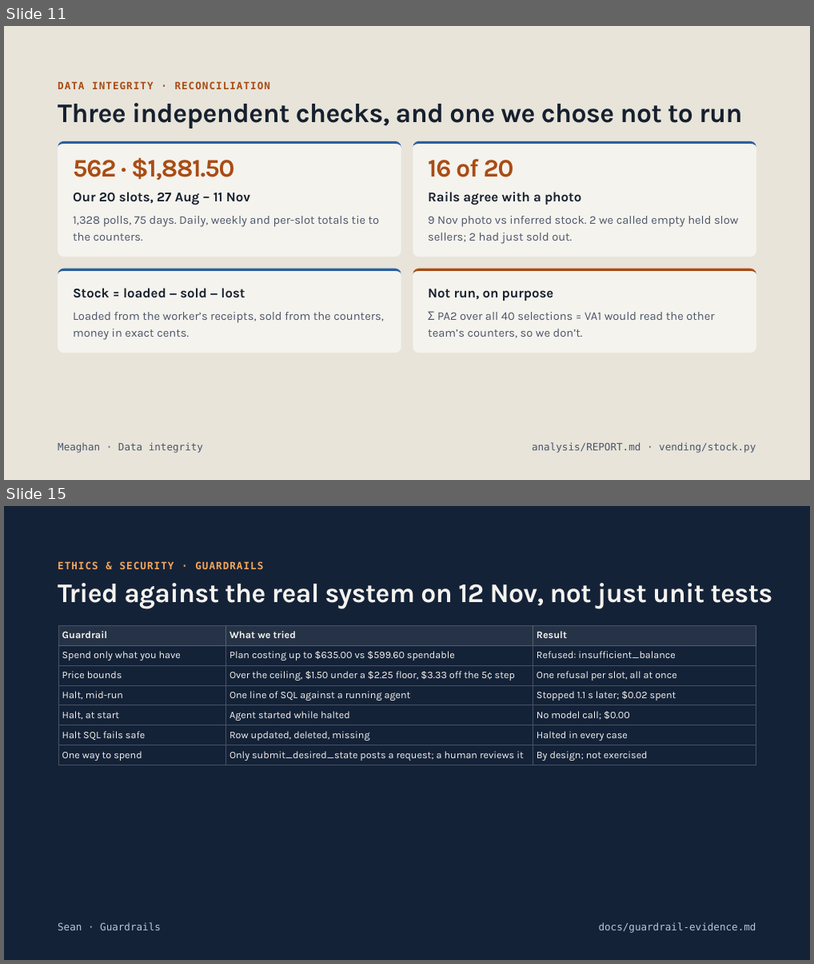
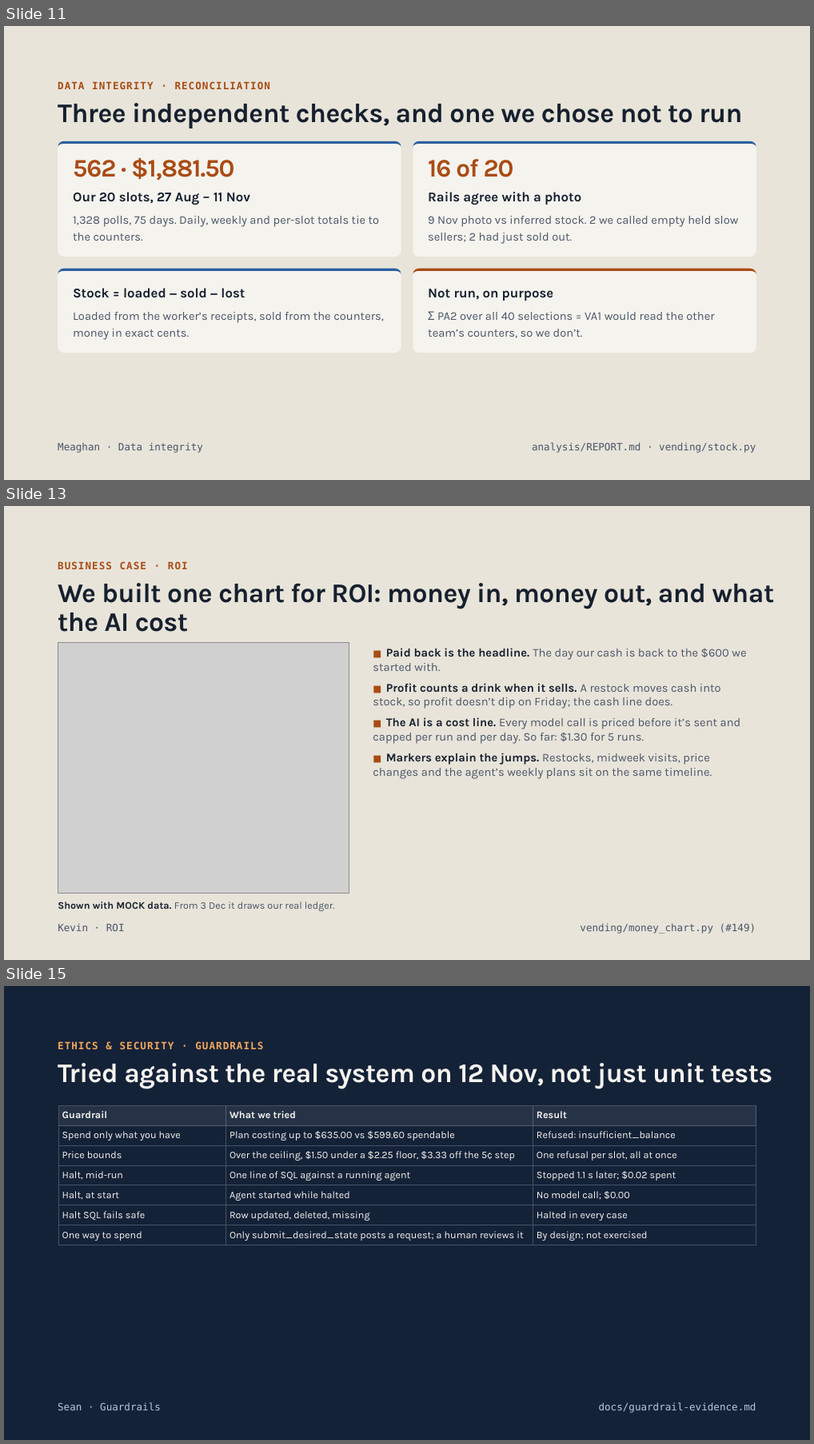
Before and after one commit to marshall-strong/agentic-vending, a slide deck: docs/presentation/group-b-final-presentation.pptx. Shown one above the other, each under a label of ours: slides 11 and 15 before the commit, slides 11, 13 and 15 after it; the slides between them are not shown. The pictures are 814x964 and 814x1444 pixels, drawn with LibreOffice and Linux fonts; fonts in the diff are those of the drawing; grey boxes stand for pictures. Boxes give left, top, right and bottom in pixels: in the first picture for what was removed or moved away, otherwise in the second. Text is boxed around its words. In the diff, an @@ line names an element or a change of style, - is before the commit and + after.

```diff
--- a/docs/presentation/group-b-final-presentation.pptx
+++ b/docs/presentation/group-b-final-presentation.pptx
@@ slide 13 added at (4, 506, 810, 960), background #E8E4DA @@
@@ text added at (58, 561, 188, 569), 12 pt, text #A94C14, bold @@
+BUSINESS CASE · ROI
@@ title added at (58, 583, 775, 632), 32 pt, text #16202E, bold @@
+We built one chart for ROI: money in, money out, and what the AI cost
@@ picture added at (58, 642, 349, 893) @@
@@ text added at (373, 648, 746, 779), 14 pt, text #4A5568 @@
+■ Paid back is the headline. The day our cash is back to the $600 we started with.
+■ Profit counts a drink when it sells. A restock moves cash into stock, so profit doesn’t dip on Friday; the cash line does.
+■ The AI is a cost line. Every model call is priced before it’s sent and capped per run and per day. So far: $1.30 for 5 runs.
+■ Markers explain the jumps. Restocks, midweek visits, price changes and the agent’s weekly plans sit on the same timeline.
@@ text added at (58, 901, 335, 911), 12 pt, text #4A5568 @@
+Shown with MOCK data. From 3 Dec it draws our real ledger.
@@ text added at (58, 923, 125, 931), 12 pt, text #4A5568 @@
+Kevin · ROI
@@ text added at (580, 923, 756, 933), 12 pt, text #4A5568 @@
+vending/money_chart.py (#149)
```
Also in this commit, not shown: 1 slide changed, 1 other slide added, 2 slides removed.
